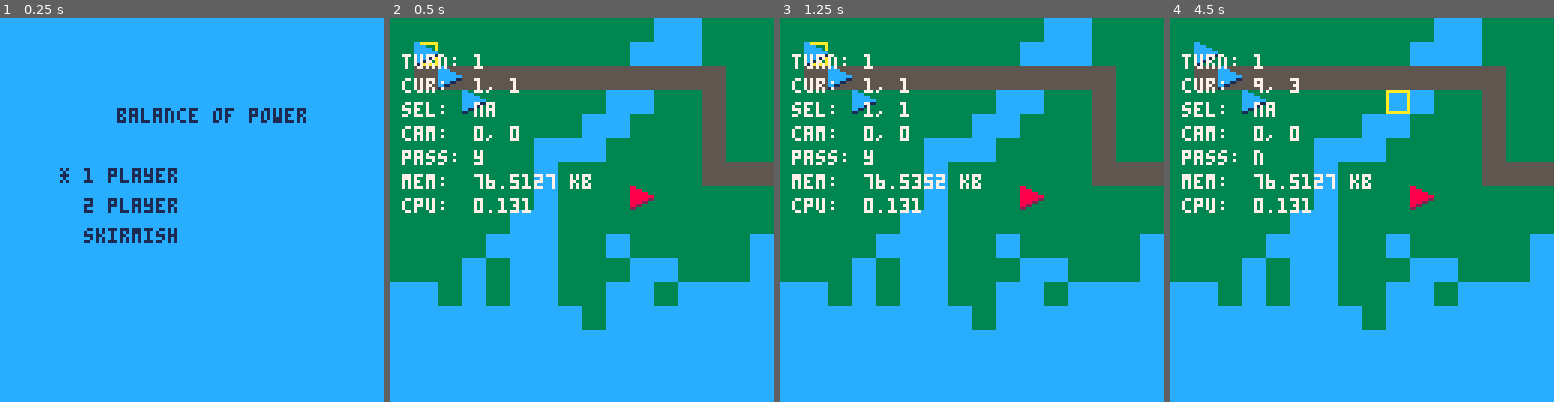
Above: before the commit, frames 1-4 (left to right).
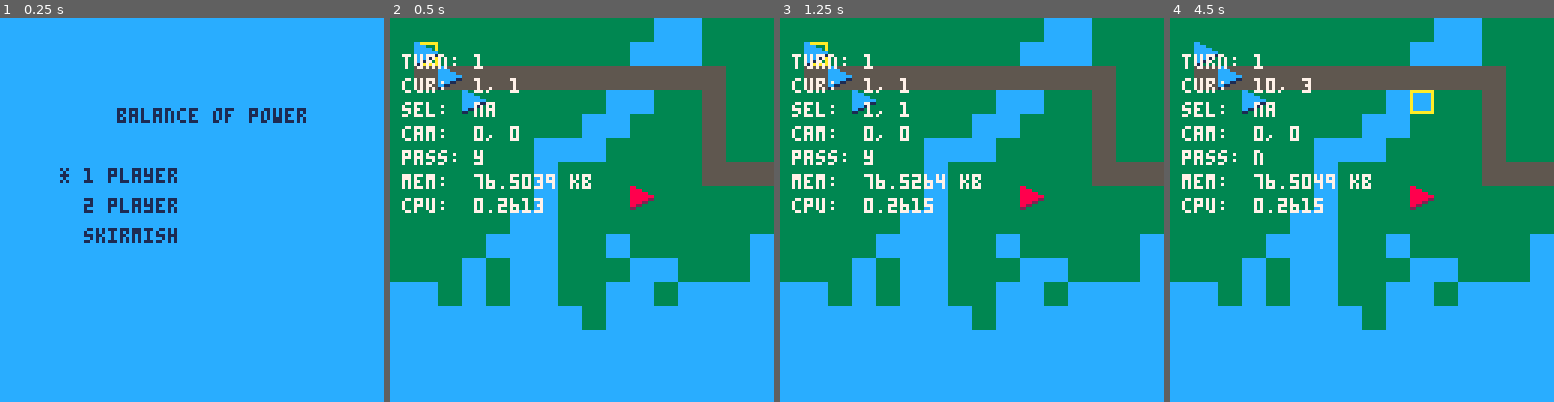
Above: after the commit, the same moments.

Repository: chrisallenlane/balance-of-power
Game: PICO-8 cartridge balance-of-power.p8
Same seed, same stepped clock (60 frames per second), same inputs: the game is played once before the commit and once after it.
Inputs:
- Up to frame 1 (0.25 s): no input
- Up to frame 2 (0.5 s): tap X (X key) at 0.33 s
- Up to frame 3 (1.25 s): tap O (Z key) at 0.7 s; tap X (X key) at 1.07 s
- Up to frame 4 (4.5 s): hold Right 1.6-2.1 s; tap O (Z key) every 0.4 s from 1.7 to 4.1 s; tap X (X key) at 1.85, 2.97, 4.08 s; hold Up 2.15-2.42 s; hold Right 2.47-3.03 s; hold Left 3.08-3.58 s; hold Down 3.63-3.97 s; hold Right from 4.02 s (still down)

Frame 1 is identical in both runs. In frame 2, 0.2% of the frame differs, in the area x 28-43%, y 40-51%; in frame 3, 0.2%; in frame 4, 0.9%, in the area x 21-69%, y 15-51%.

Commit message:
feat: run at 60 fps
- Update game loop to run at 60fps.
- Perform minor refactoring on `cursor` for clarity.

Diff:
--- a/src/cursor.lua
+++ b/src/cursor.lua
@@ -38,19 +38,19 @@
         return
     end
 
-    -- don't register a re-press until `frame` frames
-    local frame = 4
+    -- don't register a re-press until `wait` frames
+    local wait = 7
 
     -- left
     if btn(0) and self.cell.x > 0 then
         self.move.l = true
         self.delay[0] = self.delay[0] + 1
-        if self.delay[0] >= frame then
+        if self.delay[0] >= wait then
             self.delay[0] = 0
             self.cell.x = self.cell.x - 1
         end
     elseif not btn(0) then
-        self.delay[0] = frame - 1
+        self.delay[0] = wait - 1
         self.move.l = false
     end
 
@@ -58,12 +58,12 @@
     if btn(1) and self.cell.x < game.map.cell.w - 1 then
         self.move.r = true
         self.delay[1] = self.delay[1] + 1
-        if self.delay[1] >= frame then
+        if self.delay[1] >= wait then
             self.delay[1] = 0
             self.cell.x = self.cell.x + 1
         end
     elseif not btn(1) then
-        self.delay[1] = frame - 1
+        self.delay[1] = wait - 1
         self.move.r = false
     end
 
@@ -71,12 +71,12 @@
     if btn(2) and self.cell.y > 0 then
         self.move.u = true
         self.delay[2] = self.delay[2] + 1
-        if self.delay[2] >= frame then
+        if self.delay[2] >= wait then
             self.delay[2] = 0
             self.cell.y = self.cell.y - 1
         end
     elseif not btn(2) then
-        self.delay[2] = frame - 1
+        self.delay[2] = wait - 1
         self.move.u = false
     end
 
@@ -84,12 +84,12 @@
     if btn(3) and self.cell.y < game.map.cell.h - 1 then
         self.move.d = true
         self.delay[3] = self.delay[3] + 1
-        if self.delay[3] >= frame then
+        if self.delay[3] >= wait then
             self.delay[3] = 0
             self.cell.y = self.cell.y + 1
         end
     elseif not btn(3) then
-        self.delay[3] = frame - 1
+        self.delay[3] = wait - 1
         self.move.d = false
     end
 
--- a/src/debug.lua
+++ b/src/debug.lua
@@ -1,6 +1,5 @@
 debug = {}
 function debug.vars(game)
-
     -- compose "selection" information
     local sel = "na"
     if game.cursor.sel then
--- a/src/main.lua
+++ b/src/main.lua
@@ -12,7 +12,7 @@
     game.screens.load("title")
 end
 
-function _update()
+function _update60()
     game.screen:update()
 end
 
Not shown, changed: .luacheckrc
Not shown, changed: TODO
